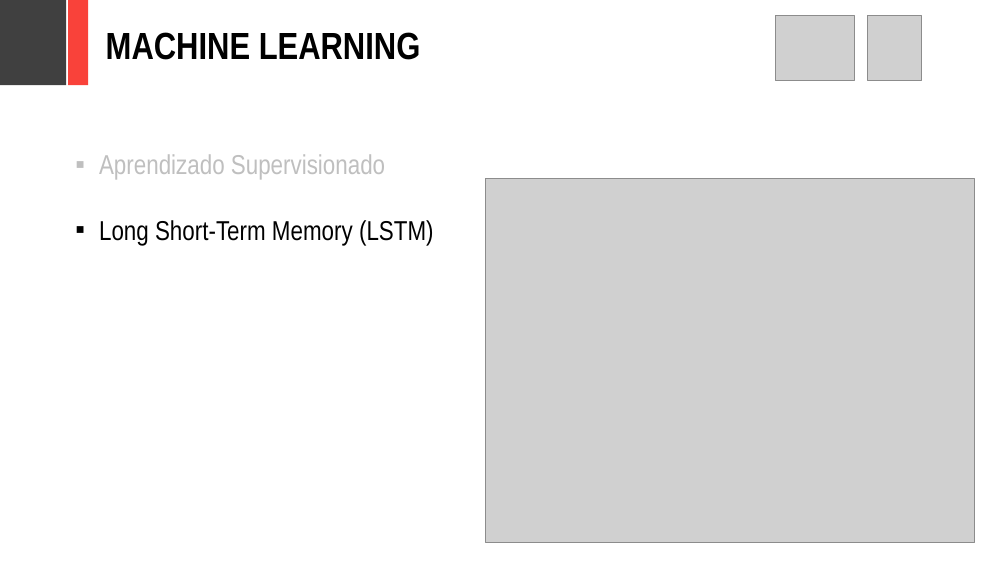
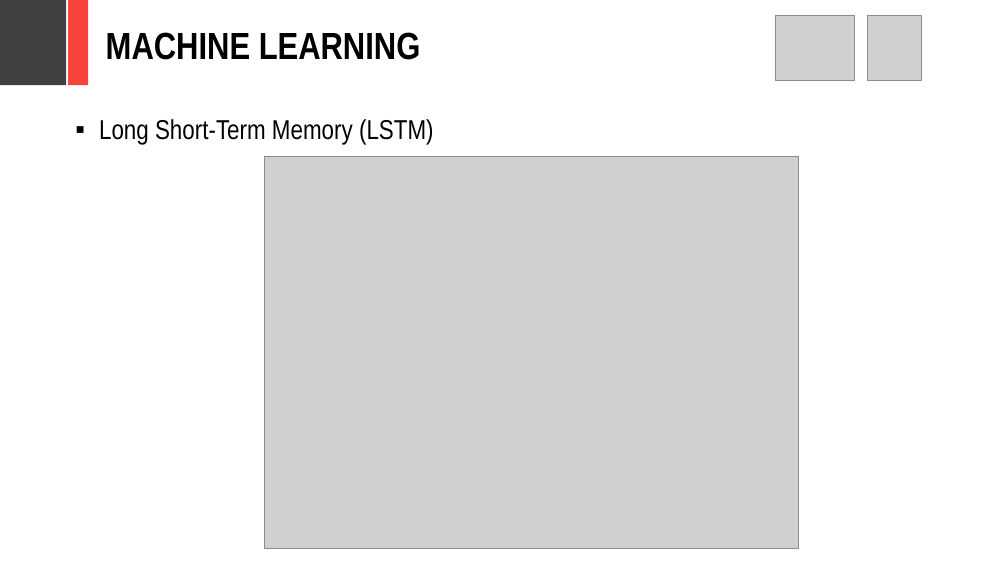
Before and after one commit to adornodev/TCC-Lunar, a slide deck: slide 14 of FinalCourseAssignment/Lunar.pptx (slide 16 before the commit). Drawn at 1008x567 pixels with LibreOffice and Linux fonts; fonts in the diff are those of the drawing; grey boxes stand for pictures. Boxes give left, top, right and bottom in pixels: in the first picture for what was removed or moved away, otherwise in the second. Text is boxed around its words. In the diff, an @@ line names an element or a change of style, - is before the commit and + after.

```diff
--- a/FinalCourseAssignment/Lunar.pptx
+++ b/FinalCourseAssignment/Lunar.pptx
@@ text "Long Short-Term Memory (LSTM)": place and size @@
-text "Long Short-Term Memory (LSTM)" at (99, 154, 434, 245)
+text "Long Short-Term Memory (LSTM)" at (99, 119, 434, 145)
@@ text at (99, 154, 385, 179): paragraph removed @@
-▪ Aprendizado Supervisionado
@@ picture: place and size @@
-picture at (485, 178, 974, 543)
+picture at (265, 157, 798, 549)
```
Also in this commit, not shown: 13 other slides changed, 3 slides removed, 26 other files.
